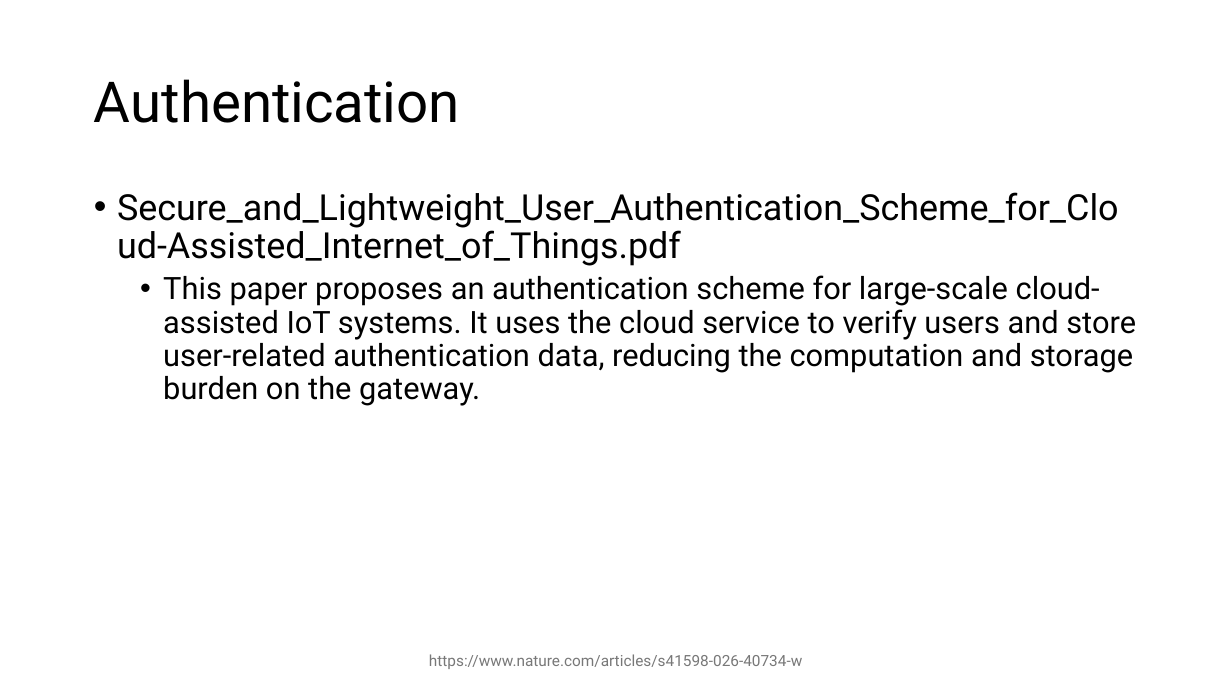
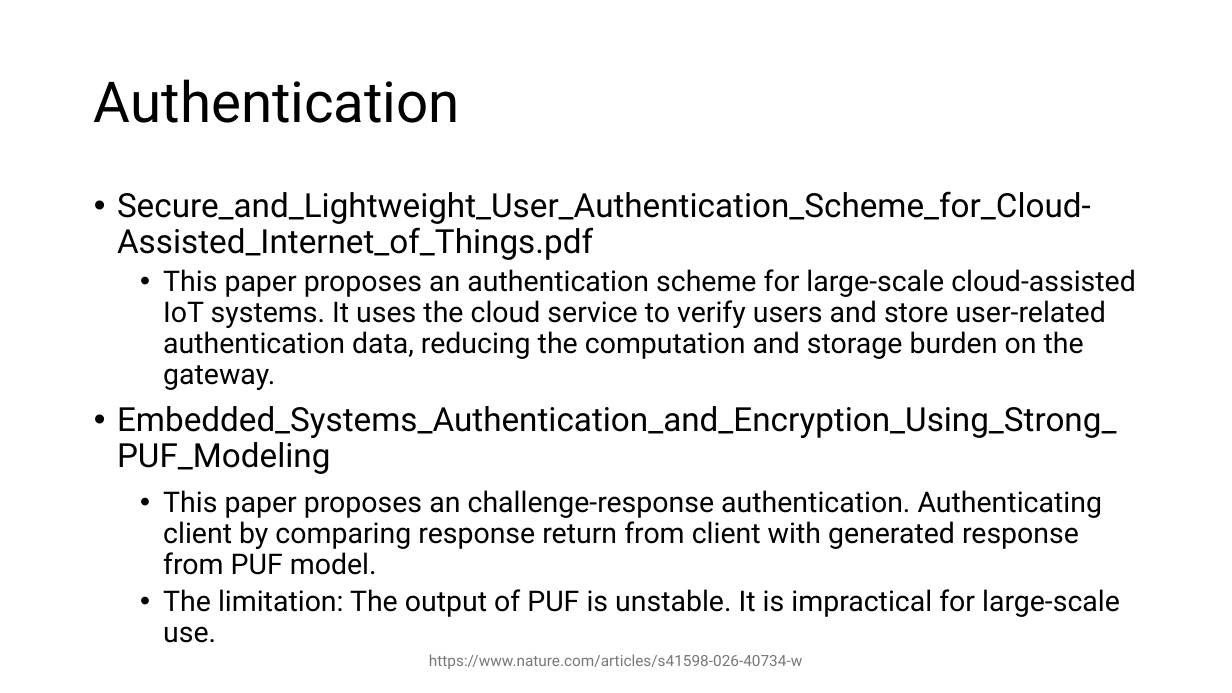
Before and after one commit to YMa10-ACS/CT5195-Master-capstone, a slide deck: slide 13 of Records/Literacture review-followup.pptx. Drawn at 1232x693 pixels with LibreOffice and Linux fonts; fonts in the diff are those of the drawing. Boxes give left, top, right and bottom in pixels: in the first picture for what was removed or moved away, otherwise in the second. Text is boxed around its words. In the diff, an @@ line names an element or a change of style, - is before the commit and + after.

Commit message:
Add literature PDFs and update review PPTX
Add two literature PDFs:
 - Encryption and Authentication: Authentication/s42400-026-00616-0.pdf (TLBAC zero-trust access control article) and
 - Full Homomorphic Encryption: FHE/Fast_Secure_Inference_Combining_Split Learning_and_Homomorphic_Encryption.pdf
Add weekly meeting PPT: Literature review-followup.pptx to include updates from the literature review follow-up.

```diff
--- a/Records/Literacture review-followup.pptx
+++ b/Records/Literacture review-followup.pptx
@@ text at [117, 191, 1136, 390]: size 28 to 25.9 pt in "Secure_and_Lightweight_User_Authentication_Scheme_for_Cloud- ..."; size 24 to 22.2 pt in "This paper proposes an authentication scheme for ..." @@
@@ text at [117, 406, 1120, 617]: paragraphs added @@
+  • Embedded_Systems_Authentication_and_Encryption_Using_Strong_PUF_Modeling
+    • This paper proposes an challenge-response authentication. Authenticating client by comparing response return from client with generated response from PUF model.
+  • The limitation: The output of PUF is unstable. It is impractical for large-scale use.
```
Also in this commit, not shown: 5 other slides changed, 2 other files.
